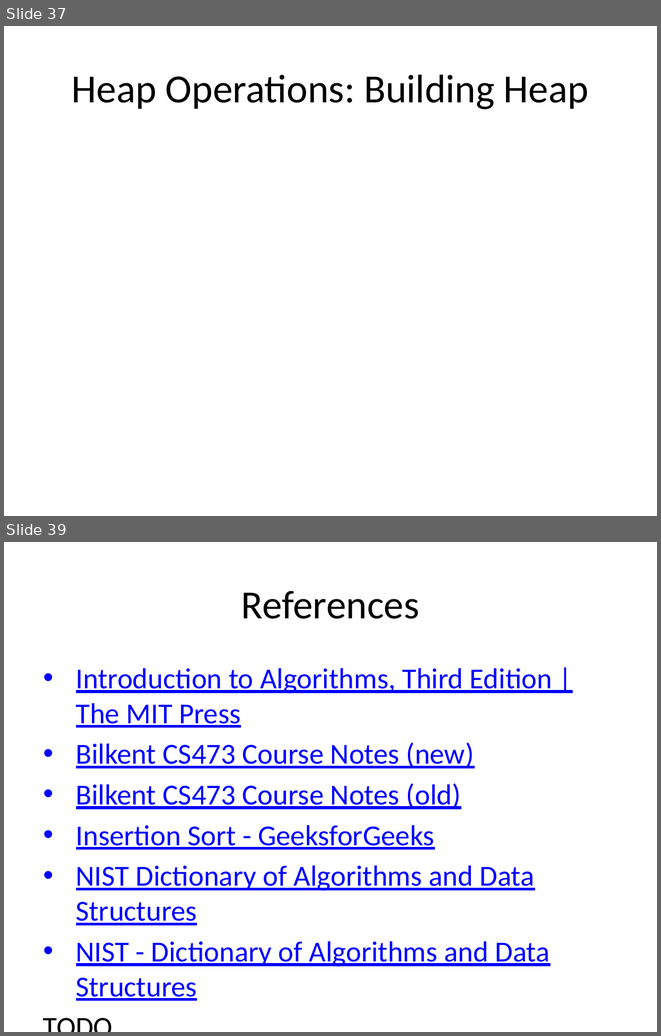
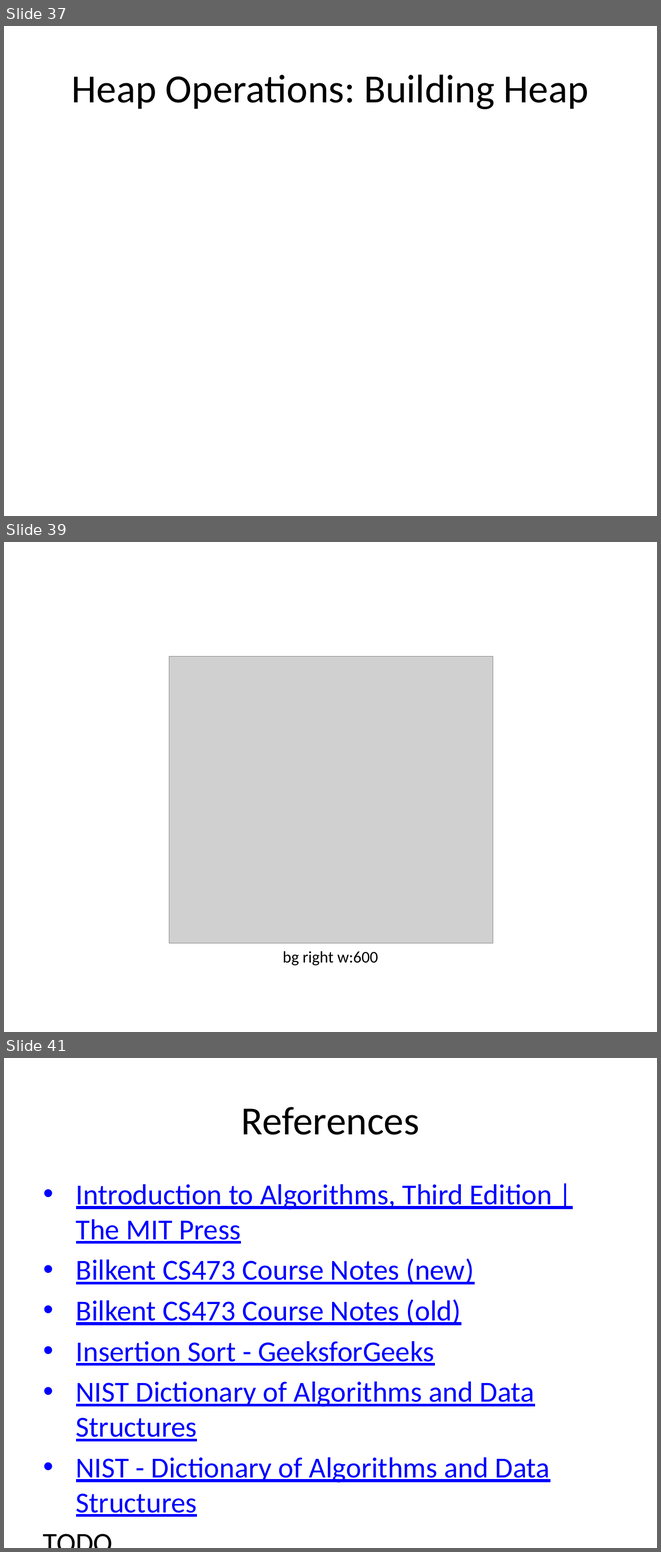
Before and after one commit to ucoruh/ce100-algorithms-and-programming-II, a slide deck: docs/week-4/ce100-week-4-heap.md_word.pptx. Shown one above the other, each under a label of ours: slides 37 and 39 before the commit, slides 37, 39 and 41 after it; the slides between them are not shown. The pictures are 661x1036 and 661x1552 pixels, drawn with LibreOffice and Linux fonts; fonts in the diff are those of the drawing; grey boxes stand for pictures. Boxes give left, top, right and bottom in pixels: in the first picture for what was removed or moved away, otherwise in the second. Text is boxed around its words. In the diff, an @@ line names an element or a change of style, - is before the commit and + after.

```diff
--- a/docs/week-4/ce100-week-4-heap.md_word.pptx
+++ b/docs/week-4/ce100-week-4-heap.md_word.pptx
@@ slide 39 added at bbox=[4, 542, 657, 1032], background #FFFFFF @@
@@ picture added at bbox=[169, 656, 493, 943] @@
@@ text added at bbox=[283, 951, 378, 965], 18 pt, text #000000 @@
+bg right w:600
@@ what was slide 39 is now slide 41 @@
```
Also in this commit, not shown: 1 slide changed, 1 other slide added, 17 other files.
